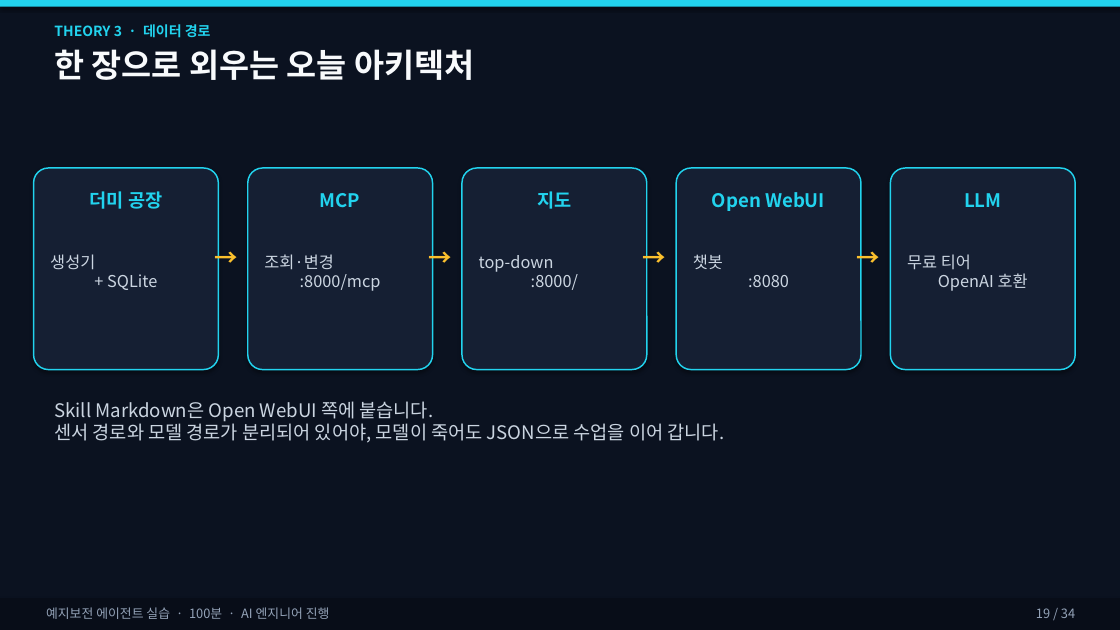
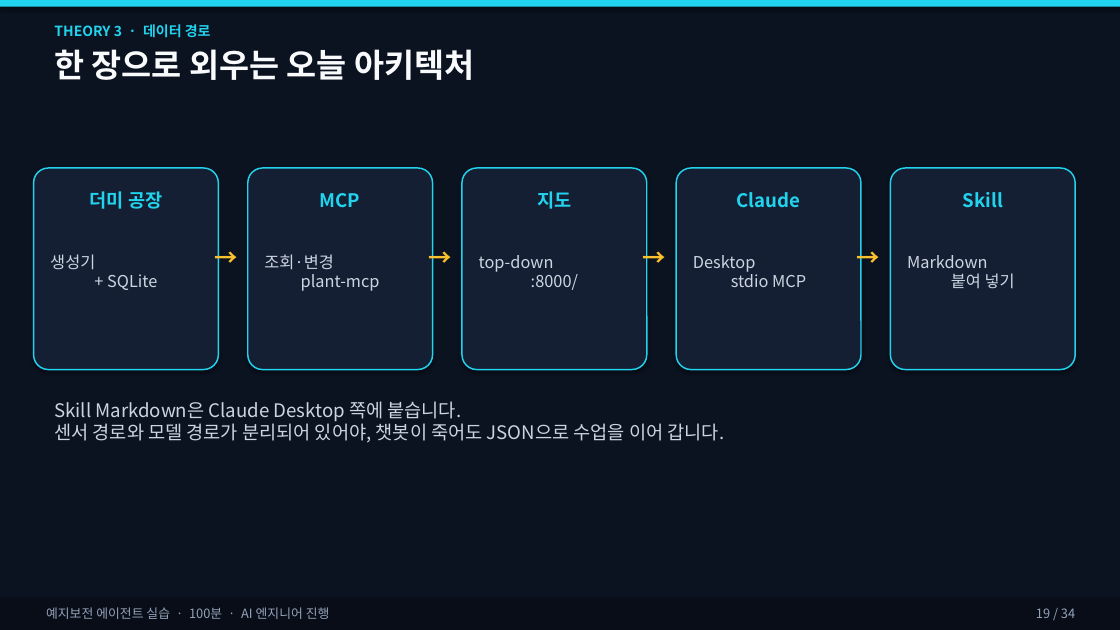
Before and after one commit to ZeroAct/sensor-agent-tutorial, a slide deck: slide 19 of slides/예지보전_에이전트_실습.pptx. Drawn at 1120x630 pixels with LibreOffice and Linux fonts; fonts in the diff are those of the drawing. Boxes give left, top, right and bottom in pixels: in the first picture for what was removed or moved away, otherwise in the second. Text is boxed around its words. In the diff, an @@ line names an element or a change of style, - is before the commit and + after.

```diff
--- a/slides/예지보전_에이전트_실습.pptx
+++ b/slides/예지보전_에이전트_실습.pptx
@@ text at (737,192,801,208): text changed @@
-Open WebUI
+Claude
@@ text at (963,192,1003,208): text changed @@
-LLM
+Skill
@@ text at (264,254,380,291): text changed @@
-조회·변경
-:8000/mcp
+조회·변경
+plant-mcp
@@ text at (693,255,806,287): text changed @@
-챗봇
-:8080
+Desktop
+stdio MCP
@@ text at (907,255,1015,289): text changed @@
-무료 티어
-OpenAI 호환
+Markdown
+붙여 넣기
@@ text at (54,401,725,443): text changed @@
-Skill Markdown은 Open WebUI 쪽에 붙습니다.
-센서 경로와 모델 경로가 분리되어 있어야, 모델이 죽어도 JSON으로 수업을 이어 갑니다.
+Skill Markdown은 Claude Desktop 쪽에 붙습니다.
+센서 경로와 모델 경로가 분리되어 있어야, 챗봇이 죽어도 JSON으로 수업을 이어 갑니다.
```
Also in this commit, not shown: 10 other slides changed, 14 other files.
